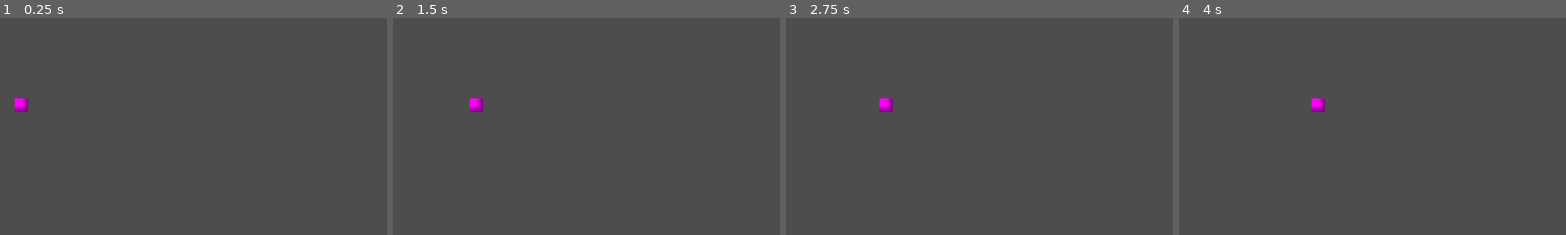
Above: before the commit, frames 1-4 (left to right).
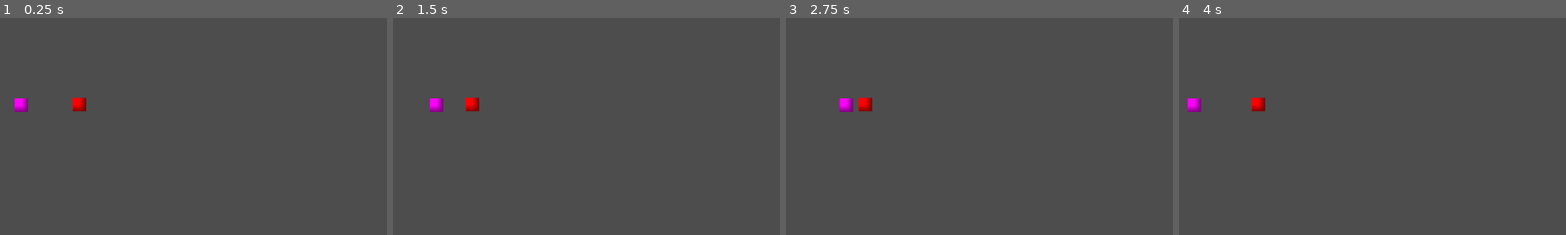
Above: after the commit, the same moments.

Repository: Goreman12/Night-Shift-Nightmare
Game: Godot game, scene res://Scenes/main.tscn
The game is run twice, just before and just after one commit, with the same random seed, the same clock (stepped at 60 frames per second) and the same inputs.
Inputs (mouse positions are % of the whole screen's width and height, from its top left):
- Up to frame 1 (0.25 s): no input
- Up to frame 2 (1.5 s): tap Enter at 0.5 s; move the mouse to (72, 45) at 0.52 s; hold D (right) 0.53-1.28 s; click (72, 45) at 0.67 s; move the mouse to (30, 55) at 1.27 s; hold A (left) from 1.28 s (still down); click (30, 55) at 1.42 s
- Up to frame 3 (2.75 s): move the mouse to (60, 28) at 2.02 s; release A (left) at 2.03 s; hold D (right) from 2.03 s (still down); click (60, 28) at 2.17 s
- Up to frame 4 (4 s): move the mouse to (45, 70) at 2.77 s; click (45, 70) at 2.92 s; move the mouse to (80, 65) at 3.52 s; release D (right) at 3.53 s; hold A (left) from 3.53 s (still down); click (80, 65) at 3.67 s
The pictures show only the part of the screen within x 0-50%, y 0-50%; the shares and areas given below are measured in that part.

The runs differ from the first frame. In frame 1, 0.2% of the frame differs, in the area x 18-23%, y 36-43%; in frame 2, 0.5%; in frame 3, 0.7%; in frame 4, 0.7%, in the area x 2-38%, y 36-44%.

Commit message:
Player Melee Attack

Diff:
--- /dev/null
+++ b/Scenes/garbage_enemy.tscn
@@ -0,0 +1,16 @@
+[gd_scene load_steps=3 format=3 uid="uid://cn44ngob0qrnj"]
+
+[sub_resource type="PlaceholderTexture2D" id="PlaceholderTexture2D_puwc8"]
+
+[sub_resource type="RectangleShape2D" id="RectangleShape2D_qesxm"]
+
+[node name="GarbageEnemy" type="CharacterBody2D" groups=["Enemy"]]
+
+[node name="Sprite2D" type="Sprite2D" parent="."]
+modulate = Color(1, 0, 0, 1)
+scale = Vector2(20, 20)
+texture = SubResource("PlaceholderTexture2D_puwc8")
+
+[node name="CollisionShape2D" type="CollisionShape2D" parent="."]
+shape = SubResource("RectangleShape2D_qesxm")
+debug_color = Color(0.365887, 0.010476, 0.125545, 0.42)
--- a/Scenes/main.tscn
+++ b/Scenes/main.tscn
@@ -1,8 +1,12 @@
-[gd_scene load_steps=2 format=3 uid="uid://dob5wbg0ubu5y"]
+[gd_scene load_steps=3 format=3 uid="uid://dob5wbg0ubu5y"]
 
 [ext_resource type="PackedScene" uid="uid://cmnolao5cpqv7" path="res://Scenes/player.tscn" id="1_jjgbg"]
+[ext_resource type="PackedScene" uid="uid://cn44ngob0qrnj" path="res://Scenes/garbage_enemy.tscn" id="2_bo1nx"]
 
 [node name="Main" type="Node2D"]
 
 [node name="Player" parent="." instance=ExtResource("1_jjgbg")]
 position = Vector2(32, 130)
+
+[node name="GarbageEnemy" parent="." instance=ExtResource("2_bo1nx")]
+position = Vector2(118, 129)
--- a/Scenes/player.gd
+++ b/Scenes/player.gd
@@ -4,10 +4,12 @@
 var acceleration: int = 5
 var move_direction = Vector2.ZERO
 
+func _ready() -> void:
+	pass
 
 func _physics_process(delta: float) -> void:
 	move_player(delta)
-
+	attack_melee()
 
 
 func move_player(delta):
@@ -20,3 +22,22 @@
 	velocity = move_direction * speed * acceleration * delta
 
 	move_and_slide()
+
+
+func attack_melee():
+	var timer = $MeleeRecoveryTimer
+	var collision = $MeleeArea2D/CollisionShape2D
+	var can_attack: bool = true
+
+	if Input.is_mouse_button_pressed(MOUSE_BUTTON_LEFT) and timer.is_stopped():
+		collision.set_deferred("disabled", 0)
+		timer.start()
+	if timer.is_stopped() or not can_attack:
+		collision.set_deferred("disabled", 1)
+		can_attack = true
+
+
+func _on_melee_area_2d_body_entered(body: Node2D) -> void:
+	if body.is_in_group("Enemy"):
+		print("You attacked an enemy!")
+		$MeleeArea2D/CollisionShape2D.set_deferred("disabled", 1)
--- a/Scenes/player.tscn
+++ b/Scenes/player.tscn
@@ -6,16 +6,33 @@
 
 [sub_resource type="RectangleShape2D" id="RectangleShape2D_v0iea"]
 
-[node name="Player" type="CharacterBody2D"]
+[sub_resource type="RectangleShape2D" id="RectangleShape2D_cvnsp"]
+size = Vector2(12.5, 20)
+
+[node name="Player" type="CharacterBody2D" groups=["Player"]]
 script = ExtResource("1_v0iea")
 
 [node name="Sprite2D" type="Sprite2D" parent="."]
 scale = Vector2(20, 20)
 texture = SubResource("PlaceholderTexture2D_f60y1")
 
-[node name="CollisionShape2D" type="CollisionShape2D" parent="."]
+[node name="PlayerHitBox" type="CollisionShape2D" parent="."]
 shape = SubResource("RectangleShape2D_v0iea")
 
 [node name="Camera2D" type="Camera2D" parent="."]
 enabled = false
 zoom = Vector2(3.145, 3.145)
+
+[node name="MeleeArea2D" type="Area2D" parent="."]
+position = Vector2(15, 0)
+
+[node name="CollisionShape2D" type="CollisionShape2D" parent="MeleeArea2D"]
+position = Vector2(1.25, 0)
+shape = SubResource("RectangleShape2D_cvnsp")
+disabled = true
+
+[node name="MeleeRecoveryTimer" type="Timer" parent="."]
+one_shot = true
+
+[connection signal="body_entered" from="MeleeArea2D" to="." method="_on_melee_area_2d_body_entered"]
+[connection signal="timeout" from="MeleeRecoveryTimer" to="." method="_on_recovery_timer_timeout"]
--- a/project.godot
+++ b/project.godot
@@ -14,6 +14,11 @@
 run/main_scene="uid://dob5wbg0ubu5y"
 config/features=PackedStringArray("4.4", "GL Compatibility")
 config/icon="res://icon.svg"
+
+[global_group]
+
+Player=""
+Enemy=""
 
 [input]
 
Not shown: 1 places in Scenes/player.tscn that only renumber resources
